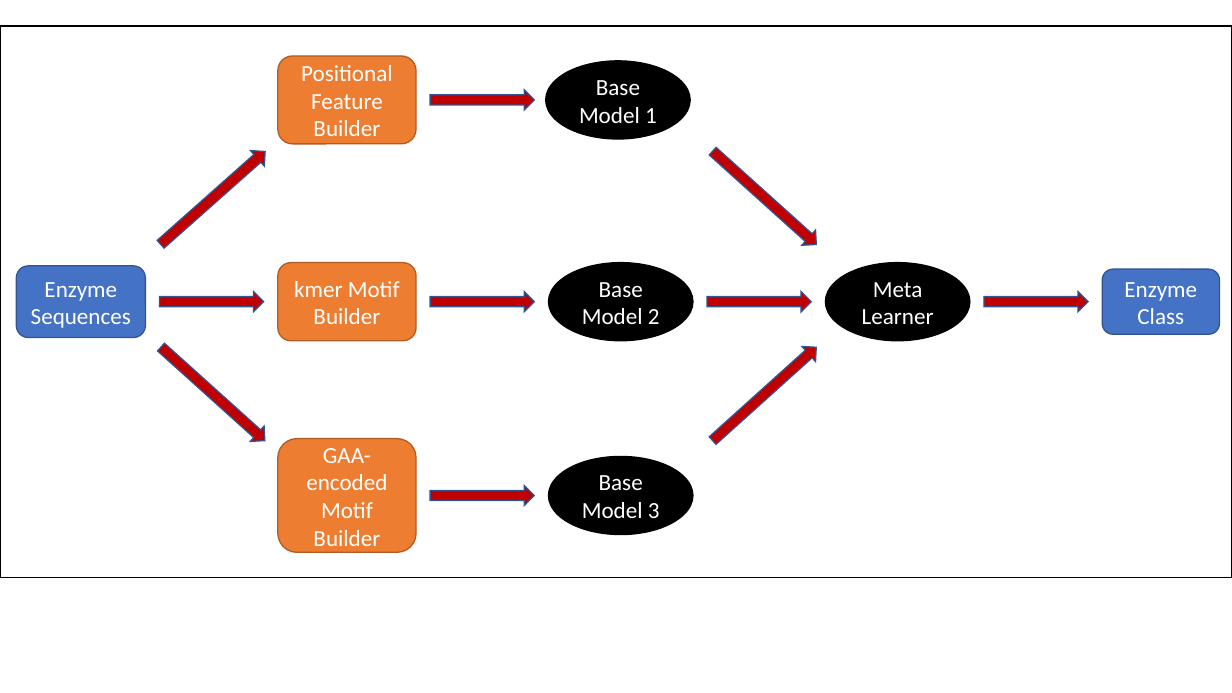
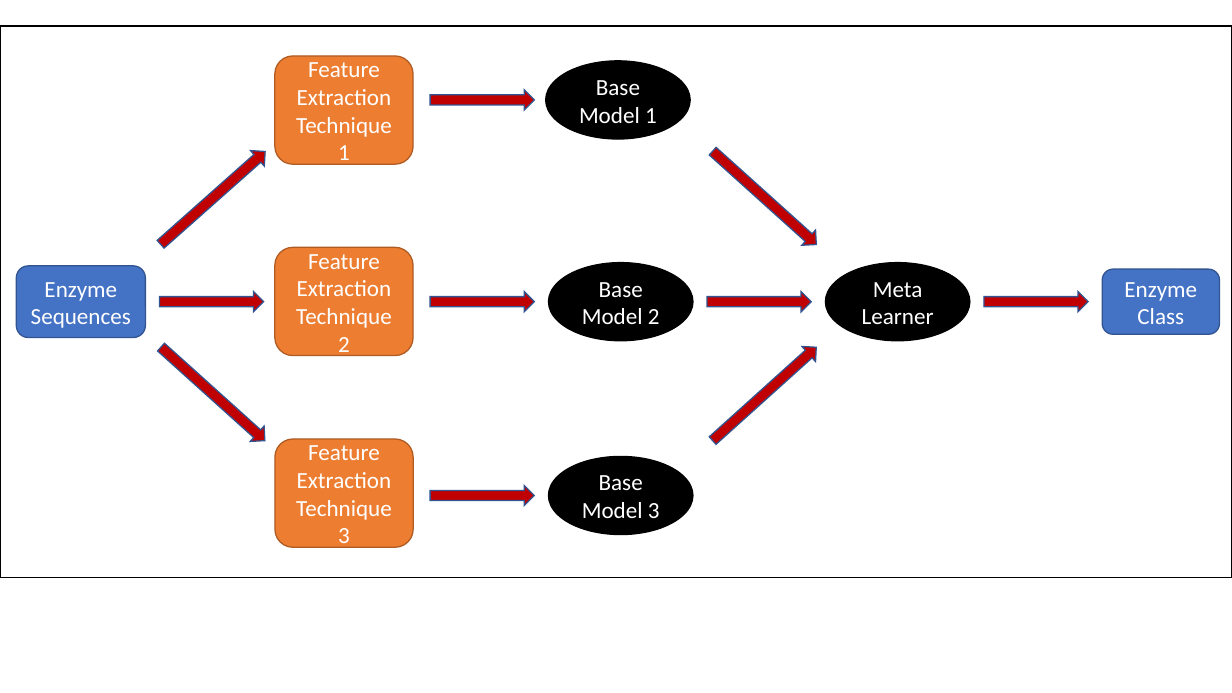
Before and after one commit to deeprob/ThioesteraseEnzymeSpecificity, a slide deck: slide 1 of Images/EnsembleFramework.pptx. Drawn at 1232x693 pixels with LibreOffice and Linux fonts; fonts in the diff are those of the drawing. Boxes give left, top, right and bottom in pixels: in the first picture for what was removed or moved away, otherwise in the second. Text is boxed around its words. In the diff, an @@ line names an element or a change of style, - is before the commit and + after.

Commit message:
pssmFeatures

```diff
--- a/Images/EnsembleFramework.pptx
+++ b/Images/EnsembleFramework.pptx
@@ rounded rectangle "Feature Extraction Technique 1": place and size @@
-rounded rectangle "Feature Extraction Technique 1" at (278,56,417,144)
+rounded rectangle "Feature Extraction Technique 1" at (274,55,413,164)
@@ text in rounded rectangle at (296,62,392,167): text changed @@
-Positional Feature Builder
+Feature Extraction Technique 1
@@ rounded rectangle added at (274,248,413,356), fill #ED7D31, outline #AF5C24 1 pt, 18 pt, text #FFFFFF @@
+Feature Extraction Technique 2
@@ rounded rectangle removed at (278,262,417,341) @@
-kmer Motif Builder
@@ rounded rectangle "Feature Extraction Technique 3": place and size @@
-rounded rectangle "Feature Extraction Technique 3" at (278,439,417,553)
+rounded rectangle "Feature Extraction Technique 3" at (275,439,414,547)
@@ text in rounded rectangle at (296,445,392,550): text changed @@
-GAA-encoded Motif Builder
+Feature Extraction Technique 3
```
Also in this commit, not shown: 56 other files.
